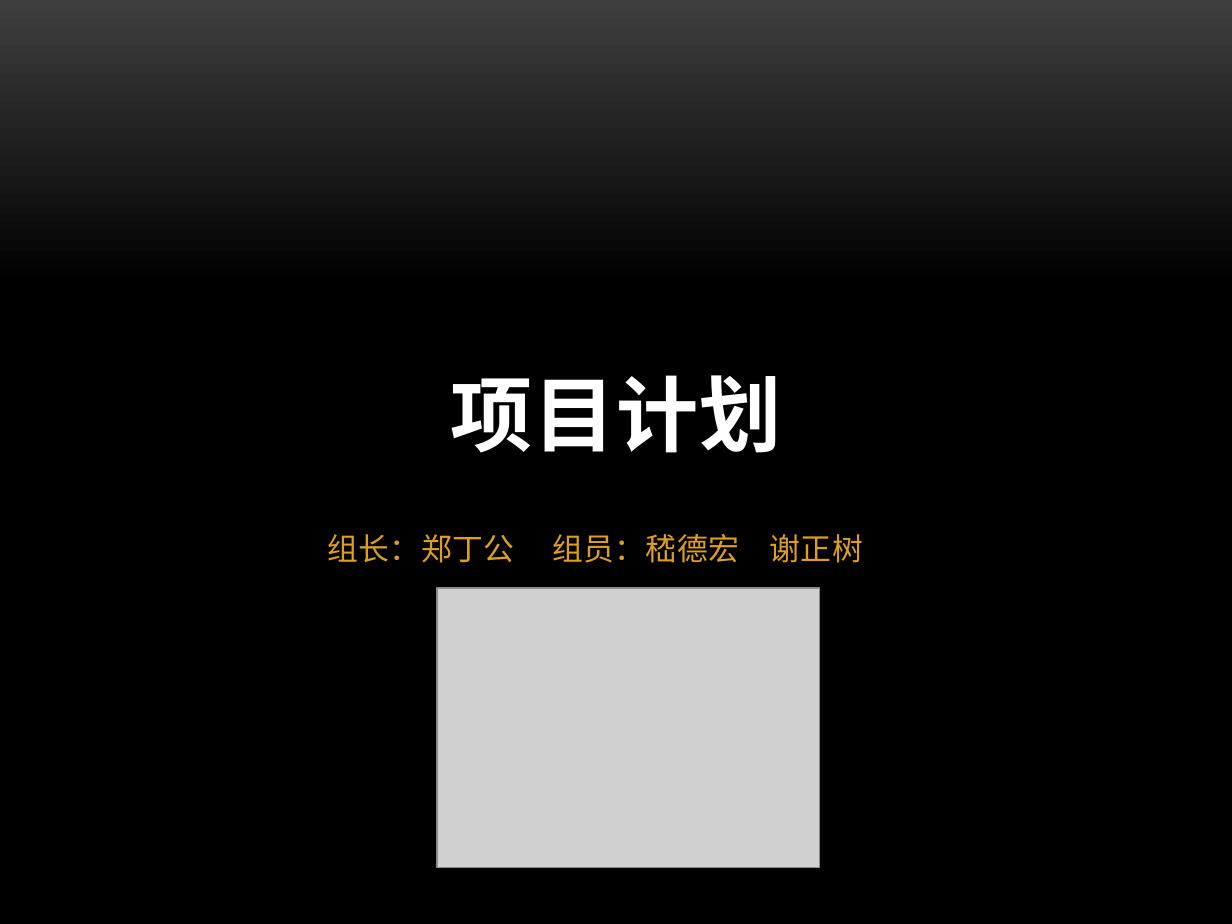
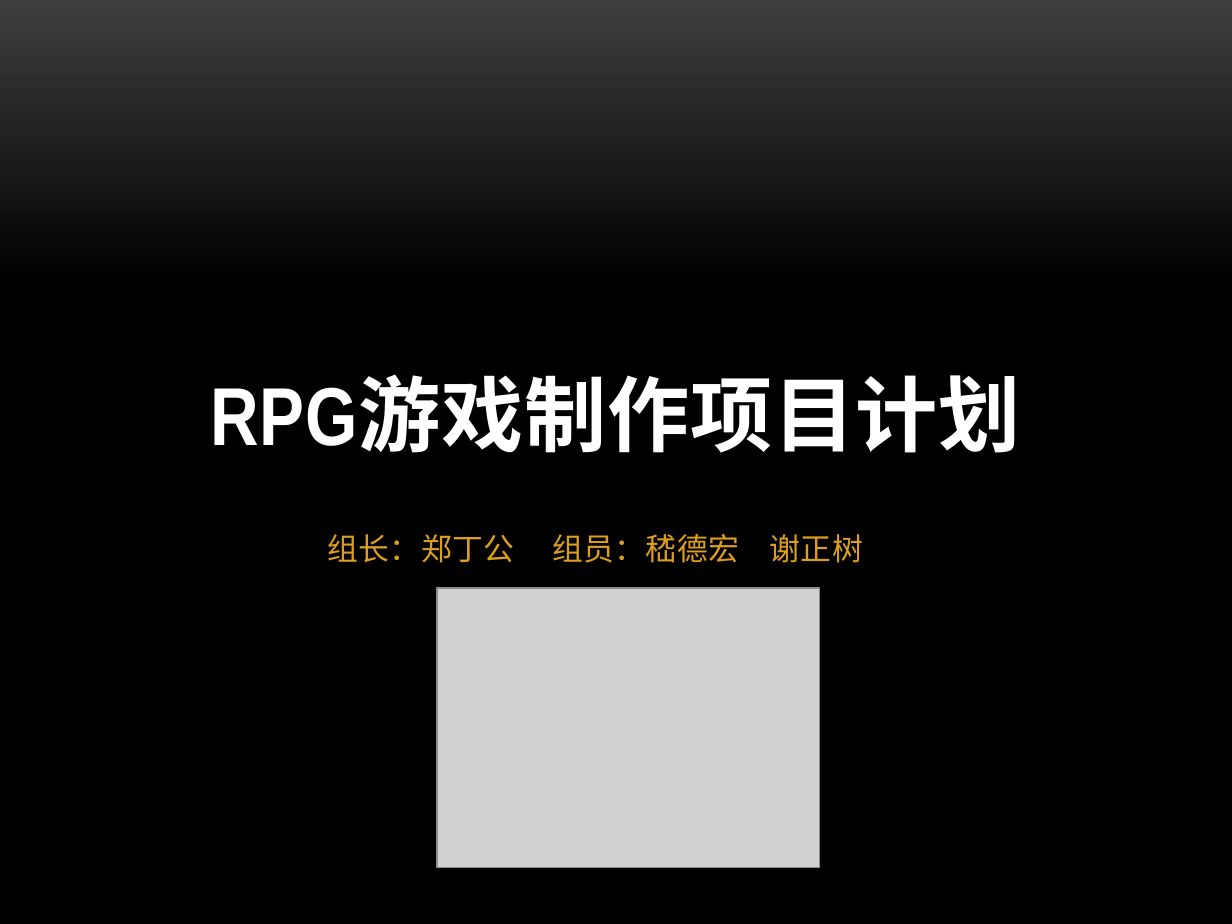
Before and after one commit to ZanebonoAlter/-, a slide deck: slide 1 of 项目计划.pptx. Drawn at 1232x924 pixels with LibreOffice and Linux fonts; fonts in the diff are those of the drawing; grey boxes stand for pictures; background and template pictures are left out. Boxes give left, top, right and bottom in pixels: in the first picture for what was removed or moved away, otherwise in the second. Text is boxed around its words. In the diff, an @@ line names an element or a change of style, - is before the commit and + after.

```diff
--- a/项目计划.pptx
+++ b/项目计划.pptx
@@ title at box(210, 379, 1021, 453): text changed @@
-项目计划
+RPG游戏制作项目计划
```
Also in this commit, not shown: 4 other slides changed.
